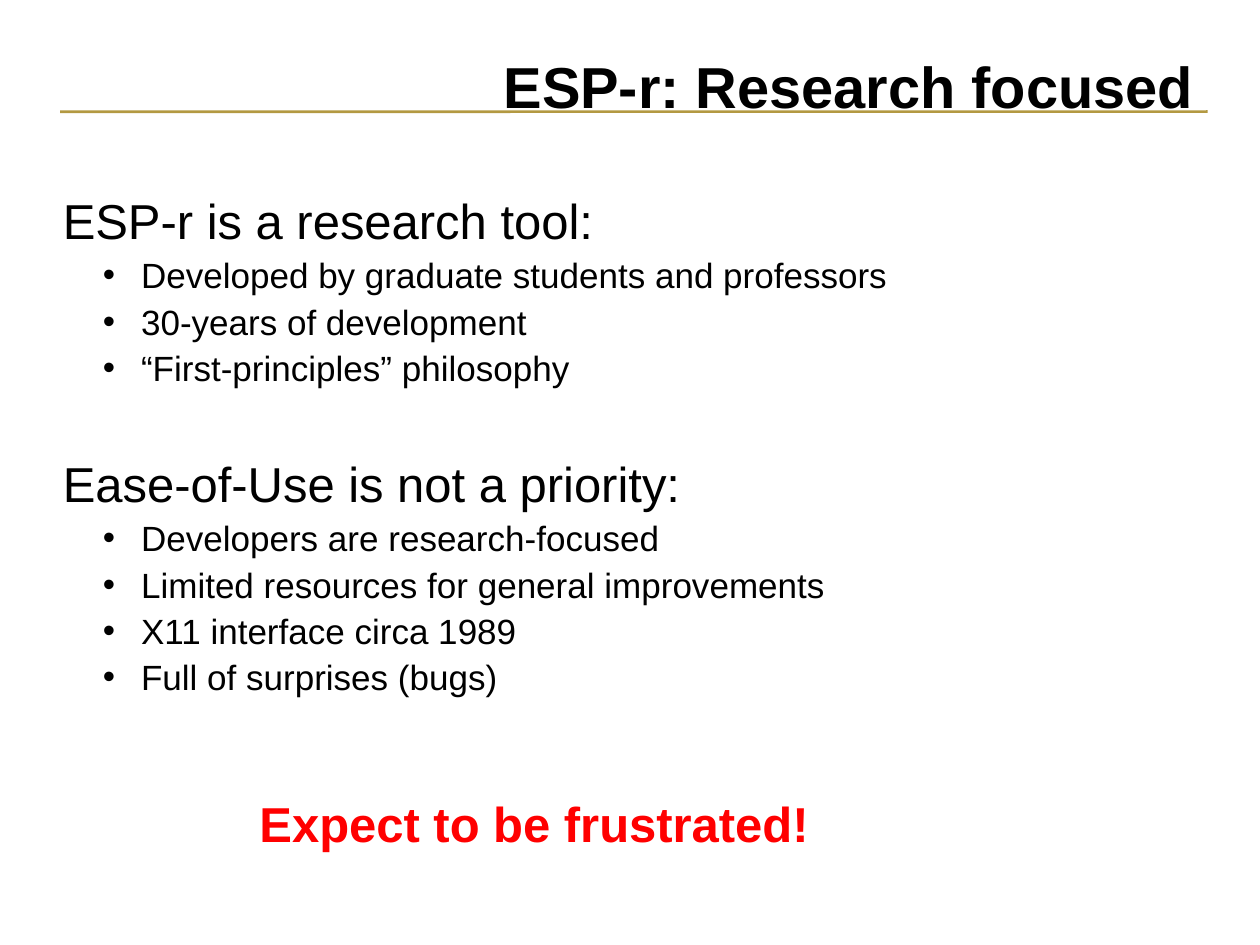
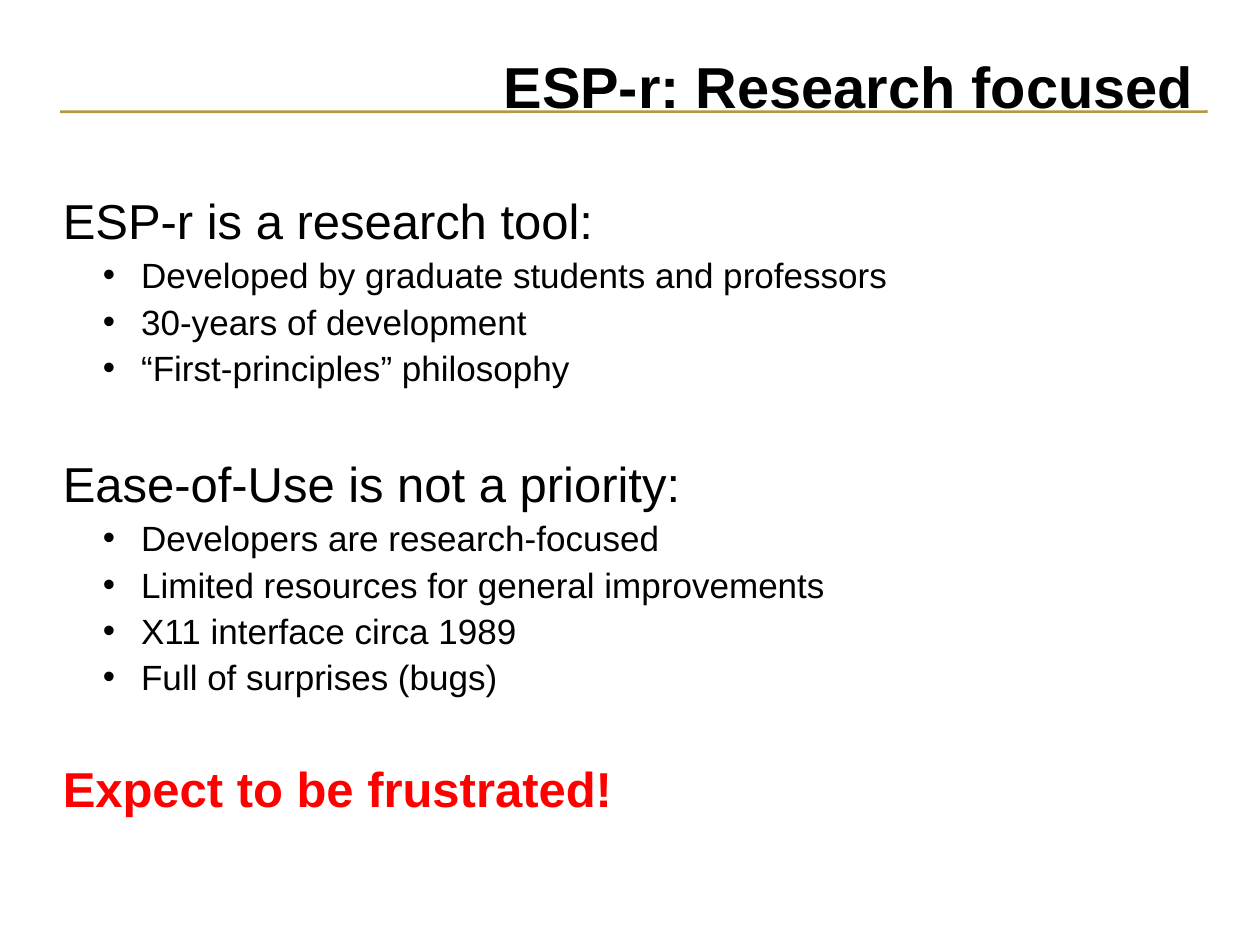
Before and after one commit to ESP-rCommunity/ESPrExtras, a slide deck: slide 7 of training/NRCan_course_materials/intro/introduction.ppt (slide 9 before the commit). Drawn at 1260x945 pixels with LibreOffice and Linux fonts; fonts in the diff are those of the drawing. Boxes give left, top, right and bottom in pixels: in the first picture for what was removed or moved away, otherwise in the second. Text is boxed around its words. In the diff, an @@ line names an element or a change of style, - is before the commit and + after.

```diff
--- a/training/NRCan_course_materials/intro/introduction.ppt
+++ b/training/NRCan_course_materials/intro/introduction.ppt
@@ text at [63, 771, 612, 817]: alignment centre to left @@
```
Also in this commit, not shown: 2 other slides changed, 1 slide added.
